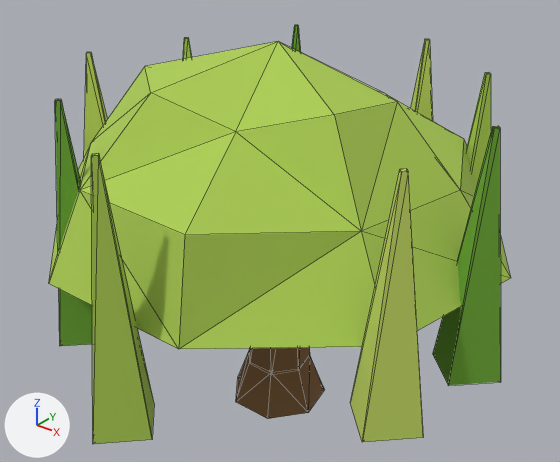
The glTF model game/assets/models/nature/tree_willow_1.glb, before and after one commit.
Before and after are seen from a 50 mm lens placed at (5.63, -7.0, 6.75), pointed at (0.02, 0.0, 2.41). Lighting does not change. The marker at lower left points along +X, +Y and +Z. The first picture is the older version. Mesh edges are drawn as thin lines. Objects named as collision shapes, trigger or cutter boxes, shadow casters or lower levels of detail are left out. Where no turn or scale is listed for an object, it has been applied to the vertices. Vertices at exactly the same position are counted once.

Script lines for the objects in view, before the commit:
```python
me_tree_willow_1 = bpy.data.meshes.new('tree_willow_1')
me_tree_willow_1.from_pydata(...)  # 128 vertices, 201 faces; spans x -3.15..3.19, y -3.43..3.37, z -0.1..4.82
# faces by material slot: [48, 81, 36, 36]
me_tree_willow_1.materials.append(mat_m_7e5d3a)  # brown #7e5d3a
me_tree_willow_1.materials.append(mat_m_adce54)  # green #adce54
me_tree_willow_1.materials.append(mat_m_6faa35)  # green #6faa35
me_tree_willow_1.materials.append(mat_m_c4da64)  # green #c4da64
ob_tree_willow_1 = bpy.data.objects.new('tree_willow_1', me_tree_willow_1)
ob_tree_willow_1.location = (0.0, 0.0, 0.0)
```
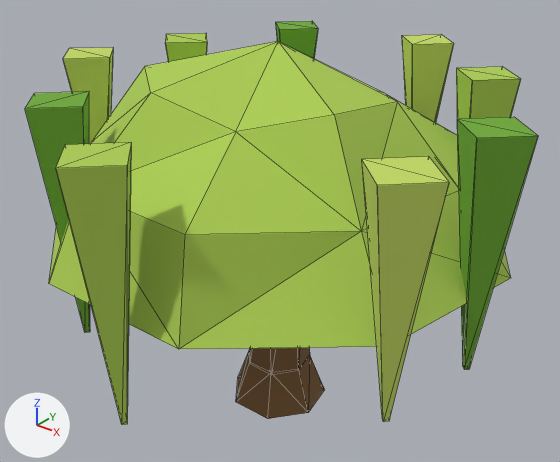
What differs and where, as boxes [x1, y1, x2, y2] in the pictures (560 x 462 px; the box of a moved part takes in the faces that stretch with it):
'tree_willow_1', reshaped (11% wider): before [49, 25, 510, 444]; after [25, 21, 538, 425]
part 1 of me_tree_willow_1, moved or reshaped: before [55, 100, 499, 172]; after [362, 119, 537, 185]
part 2 of me_tree_willow_1, moved or reshaped: before [86, 25, 295, 54]; after [63, 22, 318, 59]
part 3 of me_tree_willow_1, moved or reshaped: before [411, 39, 426, 111]; after [402, 36, 412, 109]
part 4 of me_tree_willow_1, moved or reshaped: before [362, 131, 501, 442]; after [383, 144, 536, 422]
part 5 of me_tree_willow_1, moved or reshaped: before [55, 101, 500, 444]; after [25, 107, 538, 425]
part 6 of me_tree_willow_1, moved or reshaped: before [56, 99, 500, 436]; after [25, 92, 538, 419]
part 7 of me_tree_willow_1, moved or reshaped (mostly hidden before): before [84, 25, 301, 157]; after [63, 29, 318, 144]
part 8 of me_tree_willow_1, moved or reshaped: before [90, 37, 192, 122]; after [72, 21, 317, 116]
part 9 of me_tree_willow_1, moved or reshaped (not visible before): after [402, 35, 439, 44]
part 10 of me_tree_willow_1, moved or reshaped: before [87, 53, 105, 125]; after [83, 125, 90, 328]
part 11 of me_tree_willow_1, moved or reshaped: before [416, 39, 491, 183]; after [412, 35, 521, 123]
part 12 of me_tree_willow_1, moved or reshaped: before [350, 126, 494, 441]; after [362, 119, 477, 419]
part 13 of me_tree_willow_1, moved or reshaped: before [466, 73, 486, 167]; after [456, 68, 472, 119]

The change in detail:
me_tree_willow_1 has 128 vertices, 201 faces and spans x -3.15..3.19, y -3.43..3.37, z -0.1..4.82.
me_tree_willow_1 is used by ob_tree_willow_1; location (0.0, 0.0, 0.0).
me_tree_willow_1 part 1: 4 of the vertices in x -1.3..2.74, y -3.02..-0.12, z 4.4 are moved by (-0.38, 0.0, 0.0).
me_tree_willow_1 part 2: 3 of the vertices in x -2.78..-1.78, y -0.57..2.61, z 4.4 are moved by (-0.38, 0.0, 0.0).
me_tree_willow_1 part 3: 2 of the vertices in x 0.29..1.78, y 1.73..2.96, z 4.4 are moved by (-0.38, 0.0, 0.0).
me_tree_willow_1 part 4: 2 of the vertices in x 3.08..3.19, y -1.66..-0.12, z 1.59..1.8 are moved by (-0.38, 0.0, 0.0).
me_tree_willow_1 part 5: 6 of the vertices in x -1.26..2.78, y -3.43..2.54, z 1.45..1.8 are moved by (0.0, 0.38, 0.0).
me_tree_willow_1 part 6: 4 of the vertices in x -1.26..2.78, y -2.98..-0.08, z 4.4 are moved by (0.0, 0.38, 0.0).
me_tree_willow_1 part 7: 3 of the vertices in x -2.74..-1.74, y -0.99..2.19, z 1.51..2.14 are moved by (0.0, 0.38, 0.0).
me_tree_willow_1 part 8: 3 of the vertices in x -2.74..-1.74, y -0.53..2.65, z 4.4 are moved by (0.0, 0.38, 0.0).
me_tree_willow_1 part 9: 2 of the vertices in x 0.33..1.82, y 1.77..3.0, z 4.4 are moved by (0.0, 0.38, 0.0).
me_tree_willow_1 part 10: 7 of the vertices in x -2.7..2.82, y -3.02..2.61, z 4.4 are moved by (0.38, 0.0, 0.0).
me_tree_willow_1 part 11: 2 of the vertices in x 0.37..1.86, y 1.73..2.96, z 4.4 are moved by (0.38, 0.0, 0.0).
me_tree_willow_1 part 12: 2 of the vertices in x 2.25..2.36, y -1.66..-0.12, z 1.59..1.8 are moved by (0.38, 0.0, 0.0).
me_tree_willow_1 part 13: 1 of the vertices in x 1.41, y 1.73, z 1.45 are moved by (0.38, 0.0, 0.0).
